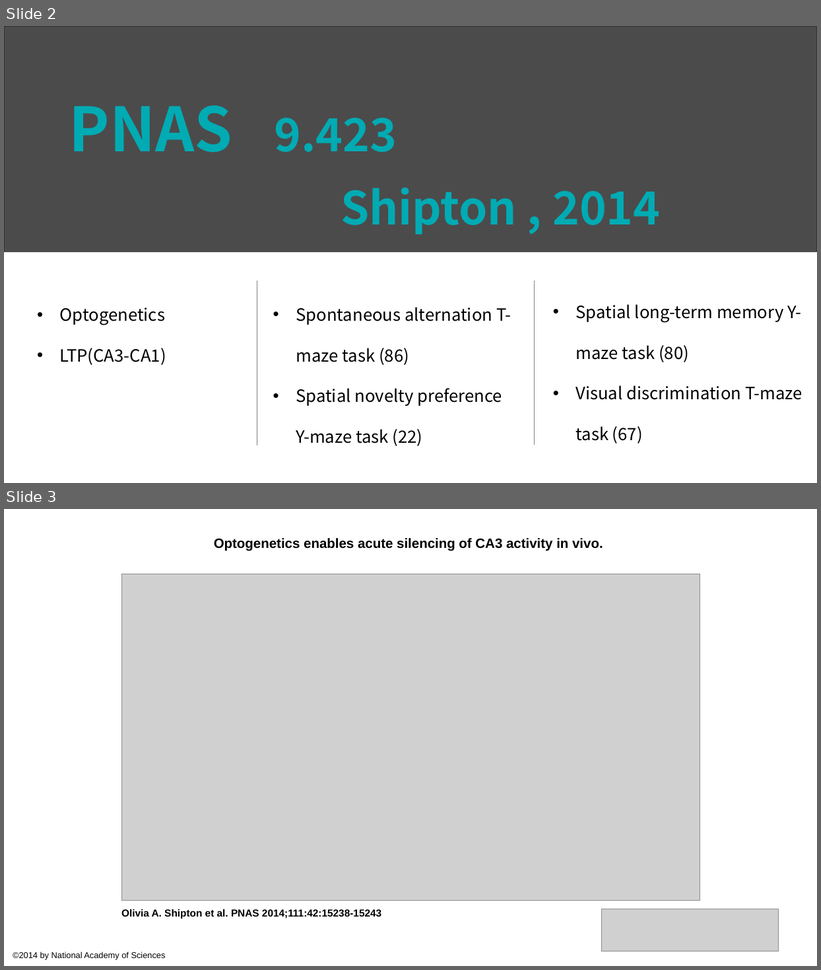
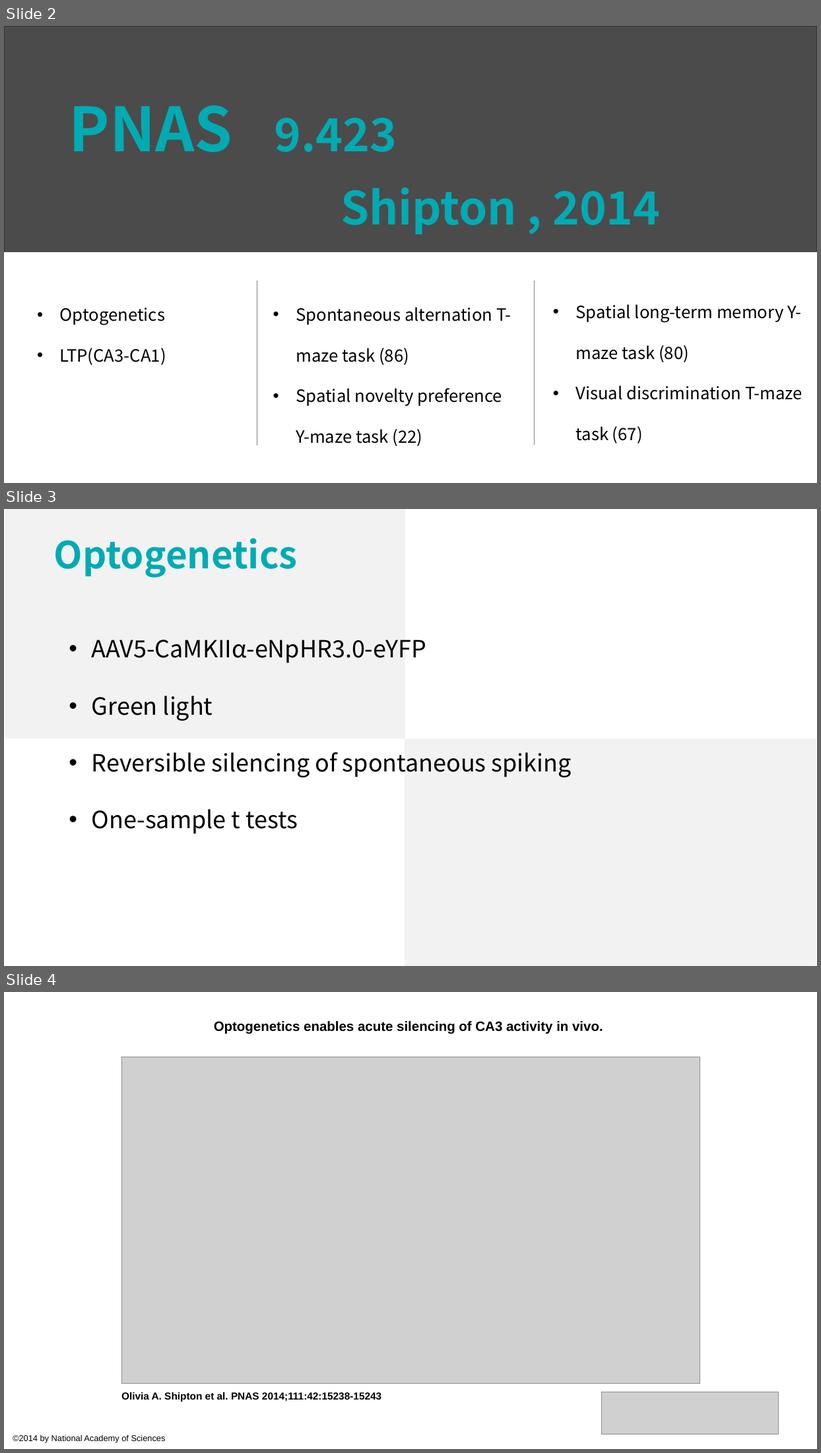
Before and after one commit to lsyoath/sheepy, a slide deck: Event/Lateralization.pptx. Shown one above the other, each under a label of ours: slides 2 and 3 before the commit, slides 2, 3 and 4 after it. The pictures are 821x970 and 821x1453 pixels, drawn with LibreOffice and Linux fonts; fonts in the diff are those of the drawing; grey boxes stand for pictures. Boxes give left, top, right and bottom in pixels: in the first picture for what was removed or moved away, otherwise in the second. Text is boxed around its words. In the diff, an @@ line names an element or a change of style, - is before the commit and + after.

```diff
--- a/Event/Lateralization.pptx
+++ b/Event/Lateralization.pptx
@@ slide 3 added at [4,509,817,966], background #FFFFFF @@
@@ rectangle added at [5,509,405,739], fill #F2F2F2 @@
@@ text added at [54,538,298,578], 44 pt, text #00ABB4, bold @@
+Optogenetics
@@ text added at [92,640,572,834], 28 pt, text #000000 @@
+• AAV5-CaMKIIα-eNpHR3.0-eYFP
+• Green light
+• Reversible silencing of spontaneous spiking
+• One-sample t tests
@@ rectangle added at [405,739,816,966], fill #F2F2F2 @@
@@ what was slide 3 is now slide 4 @@
```
Also in this commit, not shown: 2 slides changed, 7 other slides added, 19 slides removed, 1 other file.
